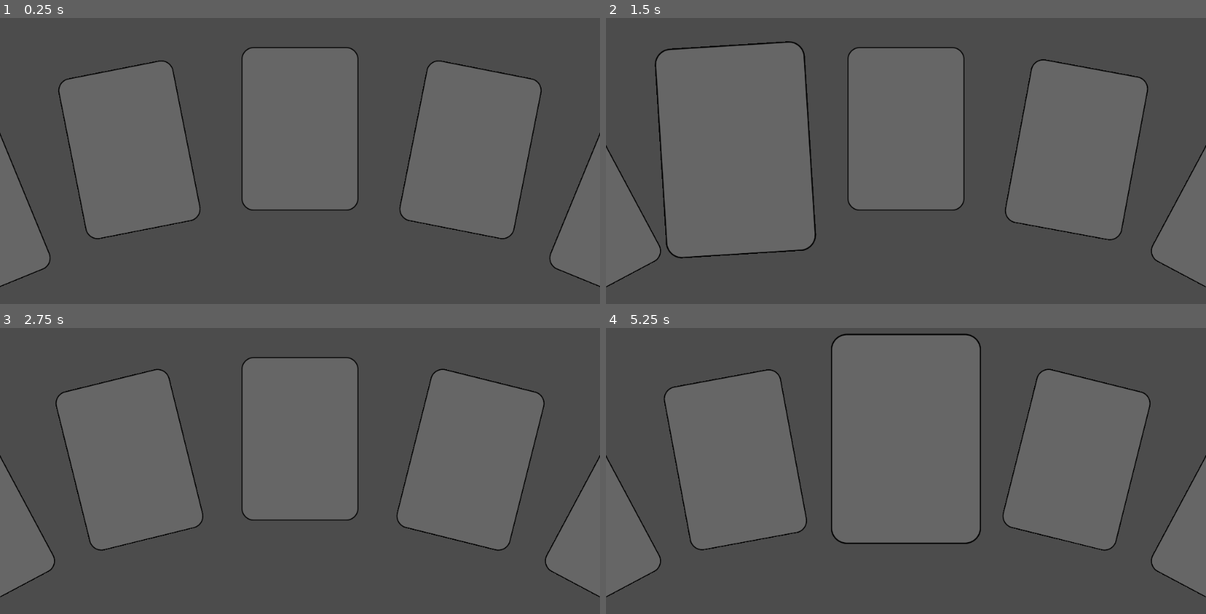
Above: before the commit, frames 1-4 (two rows, left to right).
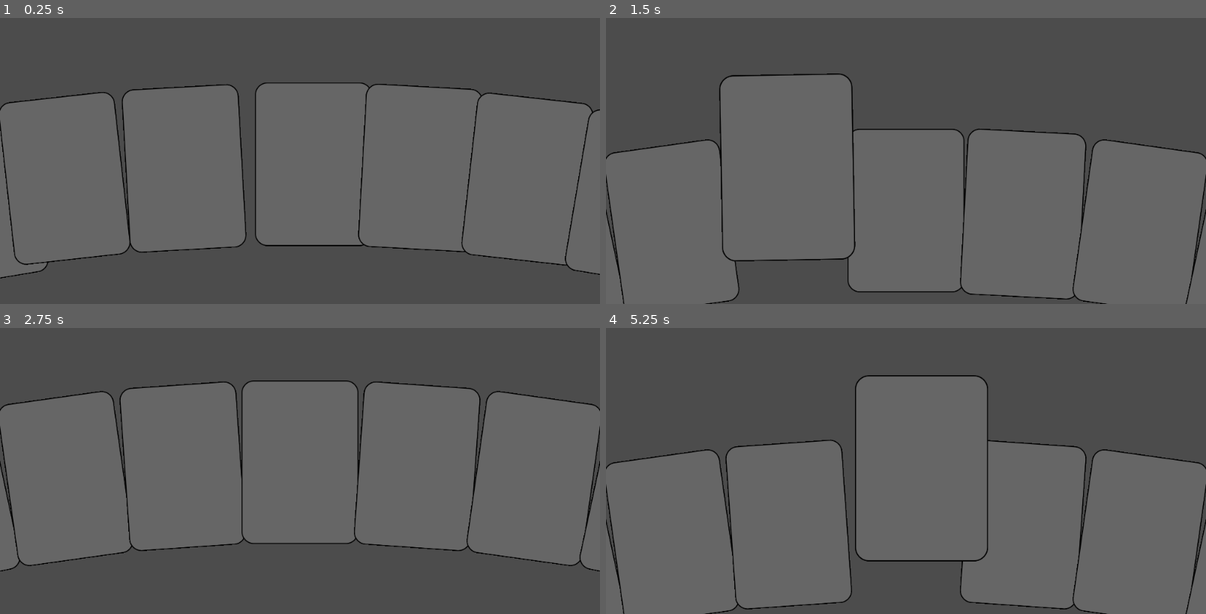
Above: after the commit, the same moments.

Repository: HoneyPony/cardwork-cycle
Game: Godot game, scene res://Game.tscn
Two runs of this game, one before a commit and one after it. Both use one fixed random seed, a clock stepped at 60 frames per second and the inputs below.
Inputs (mouse positions are in pixels of both pictures, inside the frame that each line leads up to):
- Up to frame 1 (0.25 s): no input
- Up to frame 2 (1.5 s): move the mouse to (1038, 112) at 0.52 s; click (1038, 112) at 0.6 s; move the mouse to (786, 146) at 1.27 s; click (786, 146) at 1.35 s
- Up to frame 3 (2.75 s): move the mouse to (360, 362) at 2.02 s; click (360, 362) at 2.1 s
- Up to frame 4 (5.25 s): move the mouse to (876, 508) at 2.77 s; click (876, 508) at 2.85 s; move the mouse to (1086, 491) at 3.52 s; click (1086, 491) at 3.6 s; move the mouse to (726, 385) at 4.27 s; click (726, 385) at 4.35 s; move the mouse to (936, 439) at 5.02 s; click (936, 439) at 5.1 s

The runs differ from the first frame. In frame 1, 33% of the frame differs, in the area x 0-100%, y 10-94%; in frame 2, 45%, in the area x 0-100%, y 8-100%; in frame 3, 29%; in frame 4, 44%.

Commit message:
Basic card mouse interactions
Former-commit-id: 442ce32c72da2040f88397614d1b2656a091d1d1

Diff:
--- a/Game.tscn
+++ b/Game.tscn
@@ -6,25 +6,31 @@
 
 [node name="Game" type="Node2D"]
 
+[node name="Cards" type="Node2D" parent="."]
+script = ExtResource( 3 )
+
+[node name="Card1" parent="Cards" instance=ExtResource( 2 )]
+
+[node name="Card2" parent="Cards" instance=ExtResource( 2 )]
+position = Vector2( -422, -40 )
+
+[node name="Card3" parent="Cards" instance=ExtResource( 2 )]
+position = Vector2( -174, -15 )
+
+[node name="Card4" parent="Cards" instance=ExtResource( 2 )]
+position = Vector2( 264, -25 )
+
+[node name="Card5" parent="Cards" instance=ExtResource( 2 )]
+position = Vector2( 264, -25 )
+
+[node name="Card6" parent="Cards" instance=ExtResource( 2 )]
+position = Vector2( 264, -25 )
+
+[node name="Card7" parent="Cards" instance=ExtResource( 2 )]
+position = Vector2( 264, -25 )
+
 [node name="Camera" type="Camera2D" parent="."]
 current = true
 
-[node name="Cards" type="Node2D" parent="Camera"]
-script = ExtResource( 3 )
-
-[node name="Card1" parent="Camera/Cards" instance=ExtResource( 2 )]
-
-[node name="Card2" parent="Camera/Cards" instance=ExtResource( 2 )]
-position = Vector2( -422, -40 )
-
-[node name="Card3" parent="Camera/Cards" instance=ExtResource( 2 )]
-position = Vector2( -174, -15 )
-
-[node name="Card4" parent="Camera/Cards" instance=ExtResource( 2 )]
-position = Vector2( 264, -25 )
-
-[node name="Card5" parent="Camera/Cards" instance=ExtResource( 2 )]
-position = Vector2( 264, -25 )
-
 [node name="PauseMenu" parent="." instance=ExtResource( 1 )]
 visible = false
--- a/cards/Card.gd
+++ b/cards/Card.gd
@@ -1,23 +1,59 @@
 extends Area2D
 
-var hovering = false
+const STATE_IN_HAND = 0
+const STATE_HOVER = 1
+const STATE_PICKUP = 2
+
+var state = STATE_IN_HAND
 
 # The rotation of the card while it is not hovered. Updated by the CardManager
 var in_hand_rotation = 0
 
-func update_scale():
+var in_hand_position = Vector2.ZERO
+var in_hand_hover_position = Vector2.ZERO
+
+func is_picked_up():
+	return state == STATE_PICKUP
+
+func release():
+	# TODO: Figure out how this will work with picked up cards
+	if state == STATE_HOVER:
+		state = STATE_IN_HAND
+
+func hover():
+	if state == STATE_IN_HAND:
+		state = STATE_HOVER
+
+func update_transform():
 	var target_scale = 1.0
 	var target_rot = in_hand_rotation
-	if hovering:
+	var target_pos = in_hand_position
+	z_index = 0
+	if state == STATE_HOVER or state == STATE_PICKUP:
 		target_scale = 1.3
 		target_rot = 0
+		target_pos = in_hand_hover_position
+		z_index = 100
+	if state == STATE_PICKUP:
+		# Position should be locked
+		target_pos = position
+		target_scale = 0.7
 
 	scale.x += (target_scale - scale.x) * 0.2
 	scale.y = scale.x
 
 	rotation += (target_rot - rotation) * 0.1
+	position += (target_pos - position) * 0.15
 
 func _physics_process(delta):
+	if state == STATE_PICKUP:
+		global_position = get_global_mouse_position()
 
+		if Input.is_action_just_released("mouse"):
+			state = STATE_HOVER # TODO: Be able to play card!
 
-	update_scale()
+	if state == STATE_HOVER:
+		if Input.is_action_just_pressed("mouse"):
+			state = STATE_PICKUP
+
+	update_transform()
--- a/cards/CardManager.gd
+++ b/cards/CardManager.gd
@@ -1,4 +1,6 @@
 extends Node2D
+
+onready var camera = get_node("../Camera")
 
 # Nullable! Be careful
 var current_card = null
@@ -25,49 +27,94 @@
 
 func release_current_card():
 	if is_instance_valid(current_card):
-		current_card.hovering = false
+		current_card.release()
 		current_card = null
 
-func organize_cards():
+func compute_y(theta, o, s):
+	if theta < 0.001:
+		return 0
+	var k = (o / sin(theta)) - s
+	var b = sqrt((s + k) * (s + k) - o * o)
+
+	return s + k - b
+
+func organize_cards(card_is_picked_up):
 	var center_card_height = 300.0
-	var edge_card_height = 180.0
-	var radius = center_card_height * 4.0
 
-	var r1 = radius - center_card_height
-	var r2 = radius - edge_card_height
-
-	var center = Vector2(0, r1)
+	var x_step = 200
+	var angle_step = deg2rad(4)
 
 	var num_cards = get_child_count()
+	var start = -(num_cards - 1) / 2
 
-	var angle = acos(r1 / r2)
-	var angle_step = (angle * 2) / (num_cards - 1)
+	var y_base = -260
+	if card_is_picked_up:
+		y_base = 80
 
-	var cur_angle = angle + PI * 0.5
+	for i in range(0, get_child_count()):
+		var c = get_child(i)
 
-	for c in get_children():
-		var p = polar2cartesian(radius, cur_angle)
-		p.y *= -1
+		var x_offset = x_step * (i + start)
+		var angle_offset = angle_step * (i + start)
 
-		c.position = center + p
-		c.in_hand_rotation = PI - (cur_angle + 0.5 * PI)
+		#var y_offset = abs(x_offset) * tan(abs(angle_offset))
+		var y_offset = compute_y(abs(angle_offset), abs(x_offset), 140)
 
-		cur_angle -= angle_step
+		var hand_pos = Vector2(x_offset, y_base + y_offset)
+
+		c.in_hand_position = hand_pos
+		c.in_hand_hover_position = Vector2(hand_pos.x, y_base)
+		c.in_hand_rotation = angle_offset
 
 
+#func update_camera():
+#	var x = camera.position.x
+#	if current_card:
+#		var dist_to_card = abs(current_card.position.x - x)
+#		var max_dist = get_viewport().size.x * 0.5 - 180
+#
+##		if dist_to_card > max_dist:
+##			var cx = current_card.position.x
+##			var mx = get_global_mouse_position().x
+##			var move_mouse_to_card = (cx - mx)
+##
+##			camera.position.x += move_mouse_to_card * 0.1
+#
+##		var dist_to_card = abs(current_card.position.x - x)
+##
+#		#var t = dist_to_card / 10000
+#		#t = clamp(t, 0.0, 0.1)
+#		if dist_to_card > max_dist:
+#			var target_x = (current_card.position.x + get_global_mouse_position().x) * 0.5
+#			var diff = (target_x - x) * 0.03
+#			if abs(diff) > 5:
+#				diff = sign(diff) * 5
+#			x += diff
+#			camera.position.x = x
+
+func update_camera():
+	# TODO: Implement scroll-wheel-based scrolling, maybe?
+	pass
+
+func card_is_picked_up():
+	if is_instance_valid(current_card):
+		return current_card.is_picked_up()
+	return false
+
 func _physics_process(delta):
-	# This node is parented to the camera, so we can offset to the
-	# bottom of the camera simply by going viewport.size.y / 2
+	# This node is offset off the bottom of the camera viewport.size.y / 2
+	position.y = camera.position.y + get_viewport().size.y / 2
 
-	position.y = get_viewport().size.y / 2
+	var card_picked_up = card_is_picked_up()
+	if not card_picked_up:
+		var under_mouse = find_card_under_mouse()
 
-	var under_mouse = find_card_under_mouse()
+		if under_mouse != current_card:
+			release_current_card()
+			current_card = under_mouse
 
-	if under_mouse != current_card:
-		release_current_card()
-		current_card = under_mouse
+			if is_instance_valid(current_card):
+				current_card.hover()
 
-		if is_instance_valid(current_card):
-			current_card.hovering = true
-
-	organize_cards()
+	organize_cards(card_picked_up)
+	update_camera()
--- a/project.godot
+++ b/project.godot
@@ -49,6 +49,11 @@
 "events": [ Object(InputEventKey,"resource_local_to_scene":false,"resource_name":"","device":0,"alt":false,"shift":false,"control":false,"meta":false,"command":false,"pressed":false,"scancode":0,"physical_scancode":83,"unicode":0,"echo":false,"script":null)
  ]
 }
+mouse={
+"deadzone": 0.5,
+"events": [ Object(InputEventMouseButton,"resource_local_to_scene":false,"resource_name":"","device":0,"alt":false,"shift":false,"control":false,"meta":false,"command":false,"button_mask":0,"position":Vector2( 0, 0 ),"global_position":Vector2( 0, 0 ),"factor":1.0,"button_index":1,"pressed":false,"doubleclick":false,"script":null)
+ ]
+}
 
 [physics]
 
